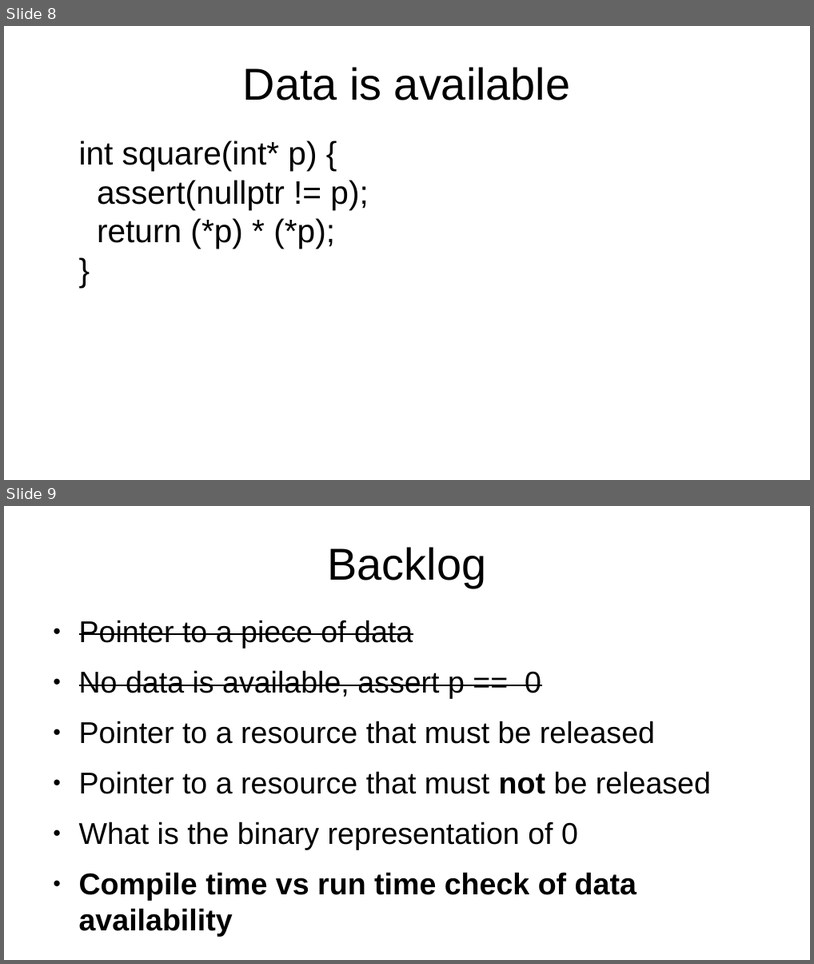
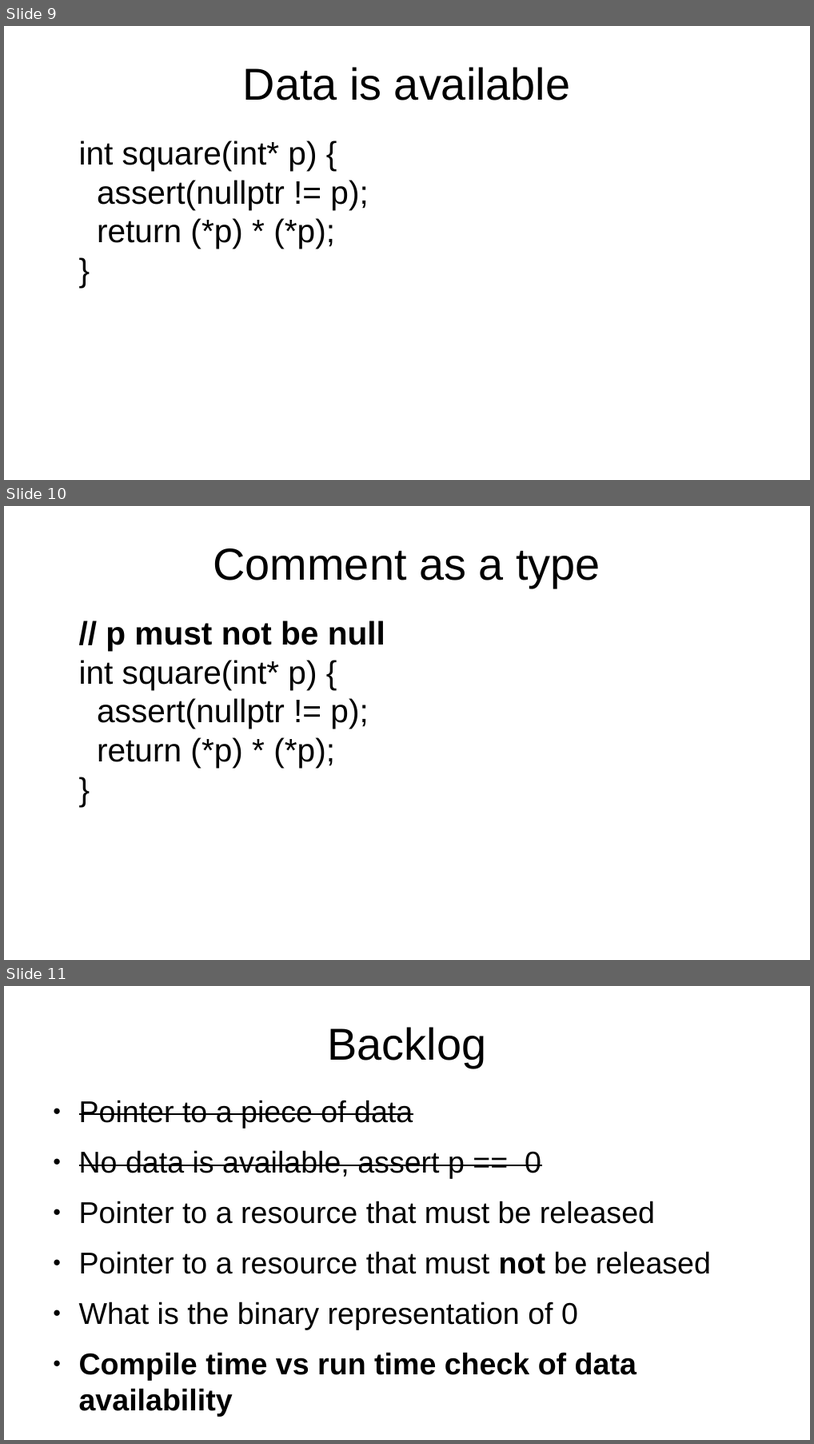
Before and after one commit to marcpawl/nullptr, a slide deck: slideshow.odp. Shown one above the other, each under a label of ours: slides 8 and 9 before the commit, slides 9, 10 and 11 after it. The pictures are 814x964 and 814x1444 pixels, drawn with LibreOffice and Linux fonts; fonts in the diff are those of the drawing. Boxes give left, top, right and bottom in pixels: in the first picture for what was removed or moved away, otherwise in the second. Text is boxed around its words. In the diff, an @@ line names an element or a change of style, - is before the commit and + after.

```diff
--- a/slideshow.odp
+++ b/slideshow.odp
@@ slide 10 added at [4,506,810,960], background #FFFFFF @@
@@ title added at [213,548,601,588], 44 pt, text #000000 @@
+Comment as a type
@@ text added at [79,620,386,768], 32 pt, text #000000 @@
+// p must not be null
+int square(int* p) {
+assert(nullptr != p);
+return (*p) * (*p);
+}
@@ what was slide 8 is now slide 9 @@
@@ what was slide 9 is now slide 11 @@
```
Also in this commit, not shown: 6 slides changed, 6 other slides added, 1 slide removed.
